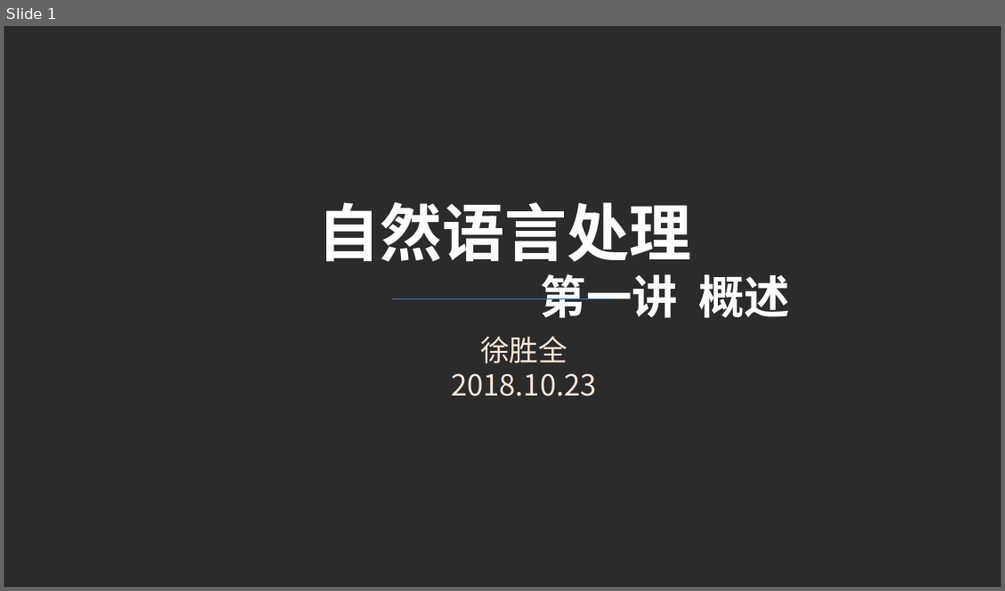
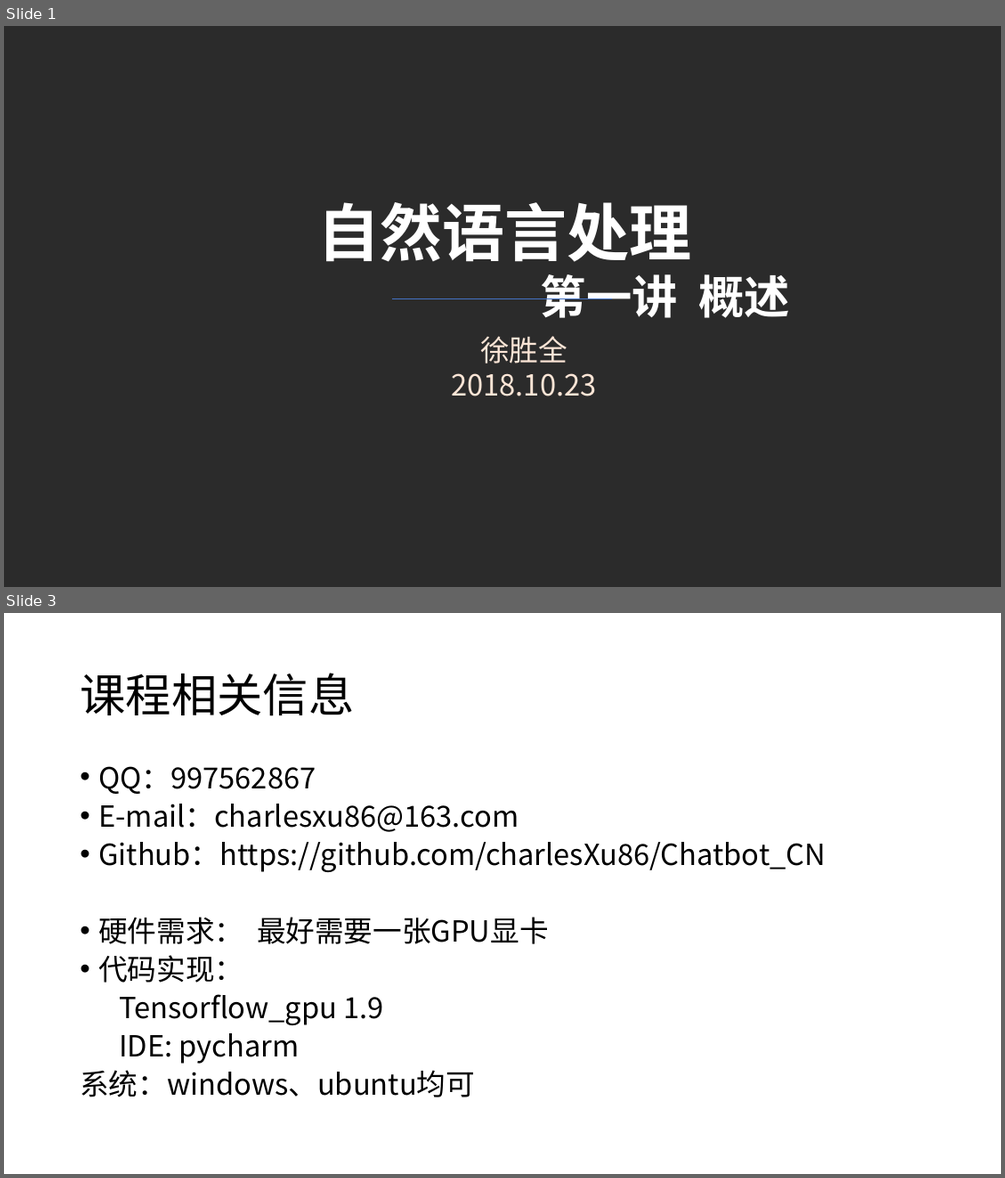
Before and after one commit to charlesXu86/Chatbot_CN, a slide deck: Chatbot_Doc/课程/自然语言处理-1.pptx. Shown one above the other, each under a label of ours: slide 1 before the commit, slides 1 and 3 after it; the slides between them are not shown. The pictures are 1005x591 and 1005x1178 pixels, drawn with LibreOffice and Linux fonts; fonts in the diff are those of the drawing; background and template pictures are left out; a plain dark background stands for a picture behind light text. Boxes give left, top, right and bottom in pixels: in the first picture for what was removed or moved away, otherwise in the second. Text is boxed around its words. In the diff, an @@ line names an element or a change of style, - is before the commit and + after.

```diff
--- a/Chatbot_Doc/课程/自然语言处理-1.pptx
+++ b/Chatbot_Doc/课程/自然语言处理-1.pptx
@@ slide 3 added at (4,613,1001,1174), background #FFFFFF @@
@@ title added at (80,673,354,716), 44 pt, text #000000 @@
+课程相关信息
@@ text added at (80,766,825,1097), 28 pt, text #000000 @@
+• QQ：997562867
+• E-mail：charlesxu86@163.com
+• Github：https://github.com/charlesXu86/Chatbot_CN
+• 硬件需求： 最好需要一张GPU显卡
+• 代码实现：
+Tensorflow_gpu 1.9
+IDE: pycharm
+系统：windows、ubuntu均可
```
Also in this commit, not shown: 16 other slides added.
